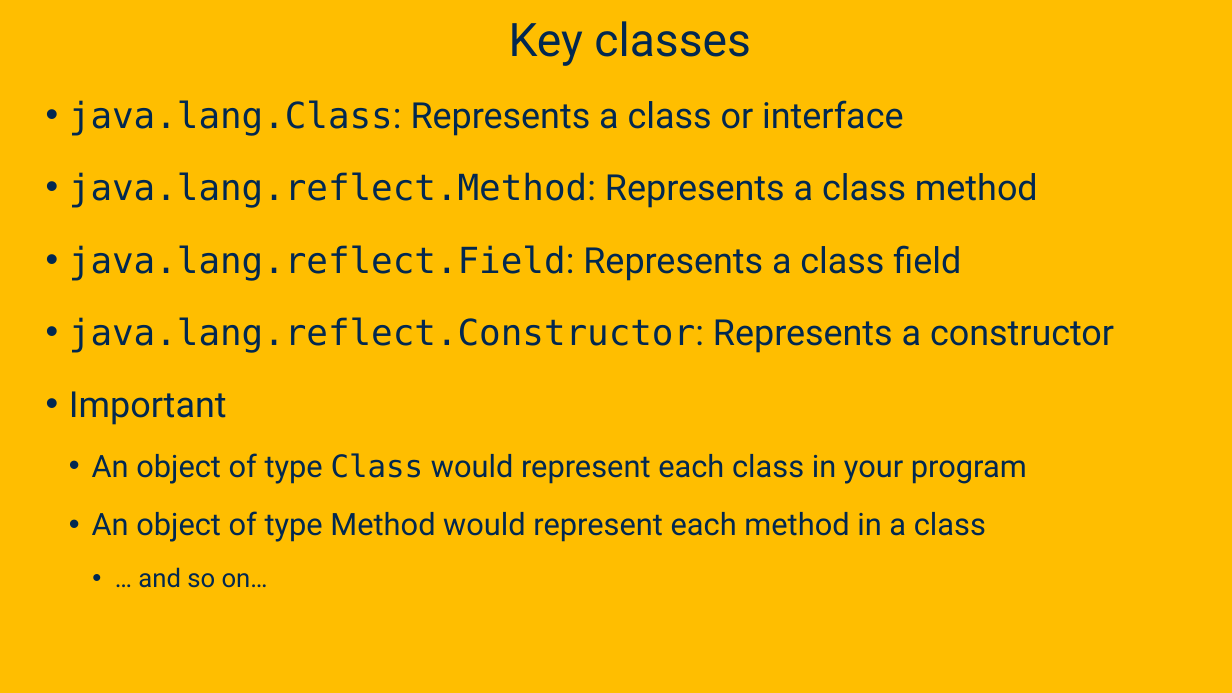
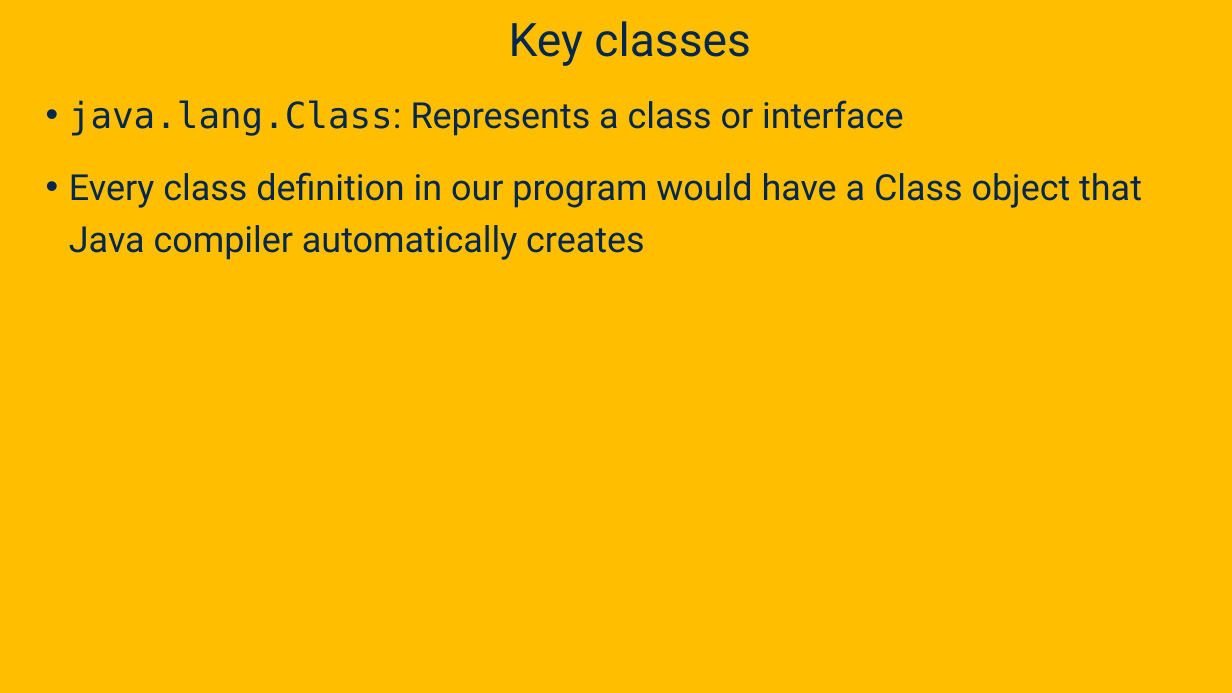
Before and after one commit to davsec-teaching/ecs160-f25, a slide deck: slide 13 of slides/5_annotations_and_reflection.pptx (slide 12 before the commit). Drawn at 1232x693 pixels with LibreOffice and Linux fonts; fonts in the diff are those of the drawing; background and template pictures are left out. Boxes give left, top, right and bottom in pixels: in the first picture for what was removed or moved away, otherwise in the second. Text is boxed around its words. In the diff, an @@ line names an element or a change of style, - is before the commit and + after.

Commit message:
update slides

```diff
--- a/slides/5_annotations_and_reflection.pptx
+++ b/slides/5_annotations_and_reflection.pptx
@@ text at [69, 172, 1142, 260]: text changed @@
-• java.lang.reflect.Method: Represents a class method
-• java.lang.reflect.Field: Represents a class field
-• java.lang.reflect.Constructor: Represents a constructor
-• Important
-  • An object of type Class would represent each class in your program
-  • An object of type Method would represent each method in a class
-    • … and so on…
+• Every class definition in our program would have a Class object that Java compiler automatically creates
```
Also in this commit, not shown: 3 other slides changed, 4 slides added.
